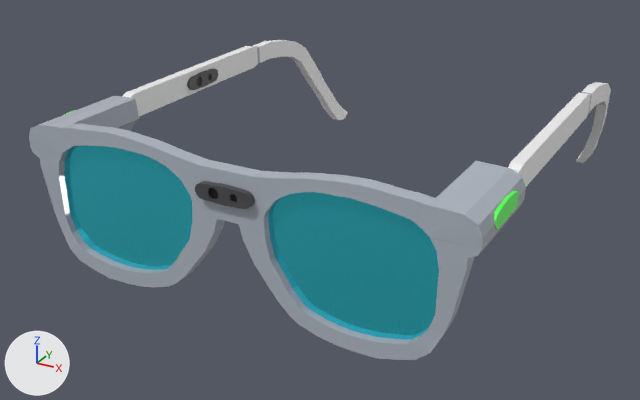
Two versions of the Blender file Dopamine Game/Assets/Models/ARglasses.blend, one commit apart.
The view is the same before and after, from a camera (50 mm lens) standing at (0.0918, -0.1268, 0.0949) and looking at (-0.0078, 0.0542, 0.0044). The axes (+X, +Y, +Z) are drawn at lower left. The lights are the same throughout.

The older version as bpy lines, for what is in view:
```python
mat_material_007 = principled_material('Material.007')
mat_material_007.base_color = (0.0662, 0.841, 1.0)  # cyan #49ecff
mat_material_007.metallic = 0.872
mat_material_007.roughness = 0.0
me_circle_003 = bpy.data.meshes.new('Circle.003')
me_circle_003.from_pydata(...)  # 1584 vertices, 1172 faces; spans x -0.1157..0.0141, y -0.0306..0.0047, z -0.0001..0.1027
# faces by material slot: [663, 297, 6, 138, 66, 2]
me_circle_003.materials.append(mat_material_002)  # light grey #b0b8c3
me_circle_003.materials.append(mat_material_003)  # dark grey #4c4c4e
me_circle_003.materials.append(mat_material_004)  # black #000000
me_circle_003.materials.append(mat_material_005)  # white #f3f3f3
me_circle_003.materials.append(mat_material_006)  # green #5cff59
me_circle_003.materials.append(mat_material_007)  # cyan #49ecff
ob_circle_003 = bpy.data.objects.new('Circle.003', me_circle_003)
ob_circle_003.location = (0.0519, 0.0145, 0.0304)
ob_circle_003.rotation_euler = (1.571, 0.0, 4.712)  # degrees (90, 0, 270)
```
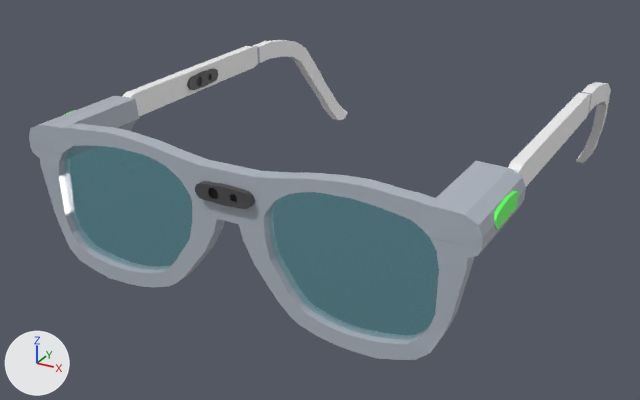
What differs and where, as boxes (x1, y1, x2, y2) in the pictures (640 x 400 px):
'Circle.003', recoloured
    both: (58, 143, 441, 343)

What changed in the scene script:
```text
Change mat_material_007:
    remove n0 = _N.new('ShaderNodeBsdfPrincipled'); n0.name = 'Principled BSDF'
    remove n0.inputs[0].default_value = (0.0662, 0.841, 1.0, 1.0)  # 'Base Color', cyan #49ecff
    remove n0.inputs[1].default_value = 0.872  # 'Metallic'
    remove n0.inputs[2].default_value = 0.0  # 'Roughness'
    where n1 = _N.new('ShaderNodeOutputMaterial'); n1.name = 'Material Output'
    remove _L.new(n0.outputs[0], n1.inputs[0])  # 'BSDF' to 'Surface'
    add n2 = _N.new('ShaderNodeMixShader'); n2.name = 'Mix Shader'
    add n3 = _N.new('ShaderNodeBsdfTransparent'); n3.name = 'Transparent BSDF'
    add n4 = _N.new('ShaderNodeBsdfGlass'); n4.name = 'Glass BSDF'
    add n4.inputs[0].default_value = (0.218, 0.895, 1.0, 1.0)  # 'Color', cyan #81f3ff
    add _L.new(n2.outputs[0], n1.inputs[0])  # 'Shader' to 'Surface'
    add _L.new(n3.outputs[0], n2.inputs[2])  # 'BSDF' to 'Shader'
    add _L.new(n4.outputs[0], n2.inputs[1])  # 'BSDF' to 'Shader'
```
